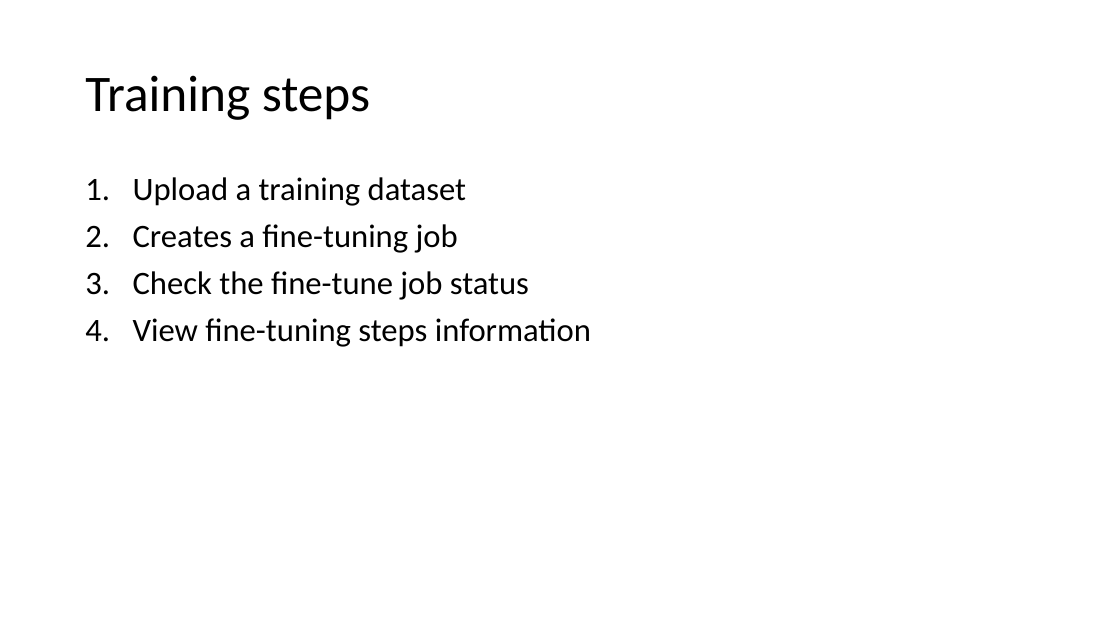
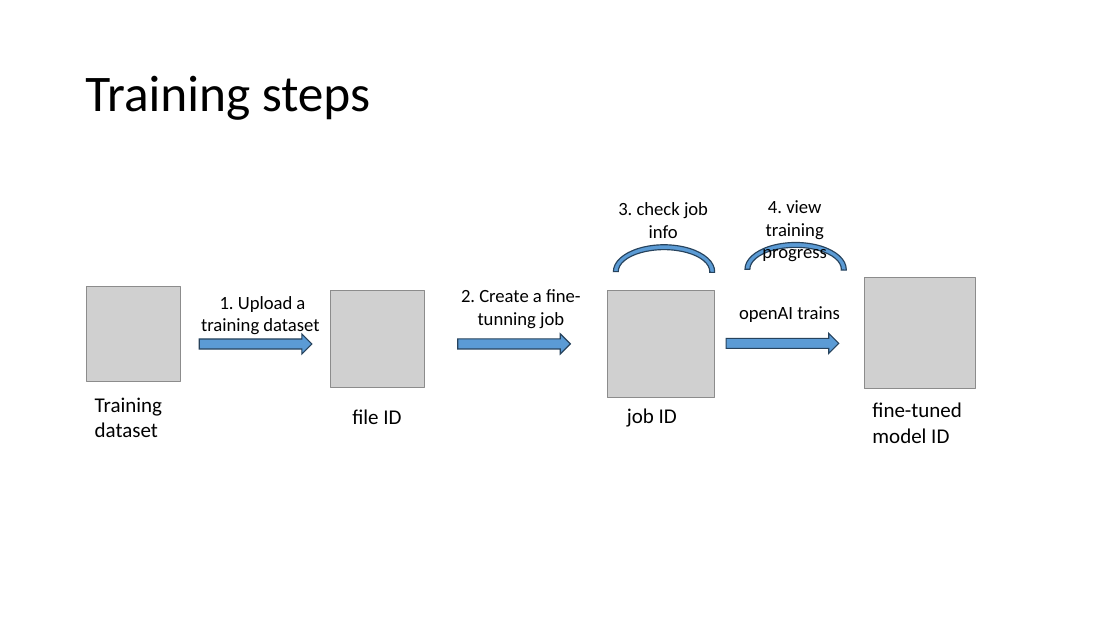
Before and after one commit to frankwxu/digital-forensics-lab, a slide deck: slide 23 of AI4Forensics/IP_Identifier_Fine_Tuning/IP_Identifer_Fine_Tuning.pptx (slide 22 before the commit). Drawn at 1120x630 pixels with LibreOffice and Linux fonts; fonts in the diff are those of the drawing; grey boxes stand for pictures; background and template pictures are left out. Boxes give left, top, right and bottom in pixels: in the first picture for what was removed or moved away, otherwise in the second. Text is boxed around its words. In the diff, an @@ line names an element or a change of style, - is before the commit and + after.

```diff
--- a/AI4Forensics/IP_Identifier_Fine_Tuning/IP_Identifer_Fine_Tuning.pptx
+++ b/AI4Forensics/IP_Identifier_Fine_Tuning/IP_Identifer_Fine_Tuning.pptx
@@ text removed at box(133, 177, 591, 347) @@
-1. Upload a training dataset
-2. Creates a fine-tuning job
-3. Check the fine-tune job status
-4. View fine-tuning steps information
@@ text added at box(618, 202, 708, 238), 16 pt, text #000000 @@
+3. check job info
@@ text added at box(762, 200, 827, 264), 16 pt, text #000000 @@
+4. view training progress
@@ arch (boxed as its full ring) added at box(613, 245, 715, 298), fill #5B9BD5, outline #28445D 1 pt @@
@@ arch (boxed as its full ring) added at box(745, 243, 847, 297), fill #5B9BD5, outline #28445D 1 pt @@
@@ picture added at box(87, 287, 181, 381) @@
@@ text added at box(201, 296, 319, 337), 16 pt, text #000000 @@
+1. Upload a training dataset
@@ picture added at box(330, 291, 425, 387) @@
@@ text added at box(461, 289, 581, 329), 16 pt, text #000000 @@
+2. Create a fine-tunning job
@@ picture added at box(607, 291, 715, 398) @@
@@ picture added at box(865, 278, 975, 389) @@
@@ text added at box(739, 306, 840, 322), 16 pt, text #000000 @@
+openAI trains
@@ right arrow added at box(199, 334, 312, 355), fill #5B9BD5, outline #28445D 1 pt @@
@@ right arrow added at box(458, 334, 571, 354), fill #5B9BD5, outline #28445D 1 pt @@
@@ right arrow added at box(727, 334, 839, 354), fill #5B9BD5, outline #28445D 1 pt @@
@@ text added at box(95, 397, 162, 437), 18 pt, text #000000 @@
+Training dataset
@@ text added at box(352, 409, 401, 424), 18 pt, text #000000 @@
+file ID
@@ text added at box(627, 408, 677, 427), 18 pt, text #000000 @@
+job ID
@@ text added at box(872, 402, 961, 443), 18 pt, text #000000 @@
+fine-tuned model ID
```
Also in this commit, not shown: 19 other slides changed, 1 slide added.
